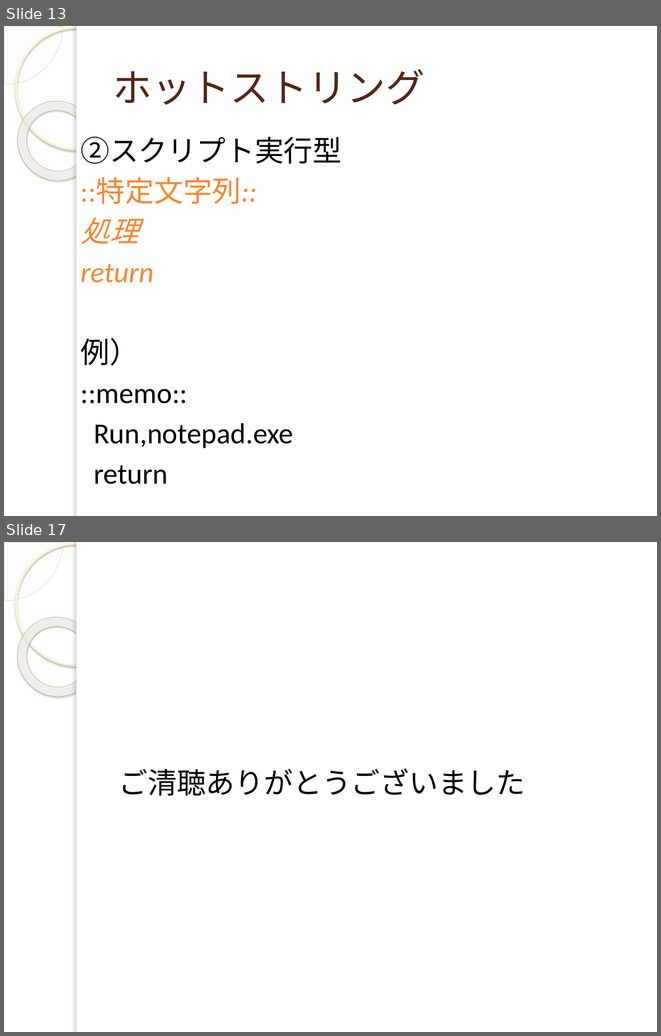
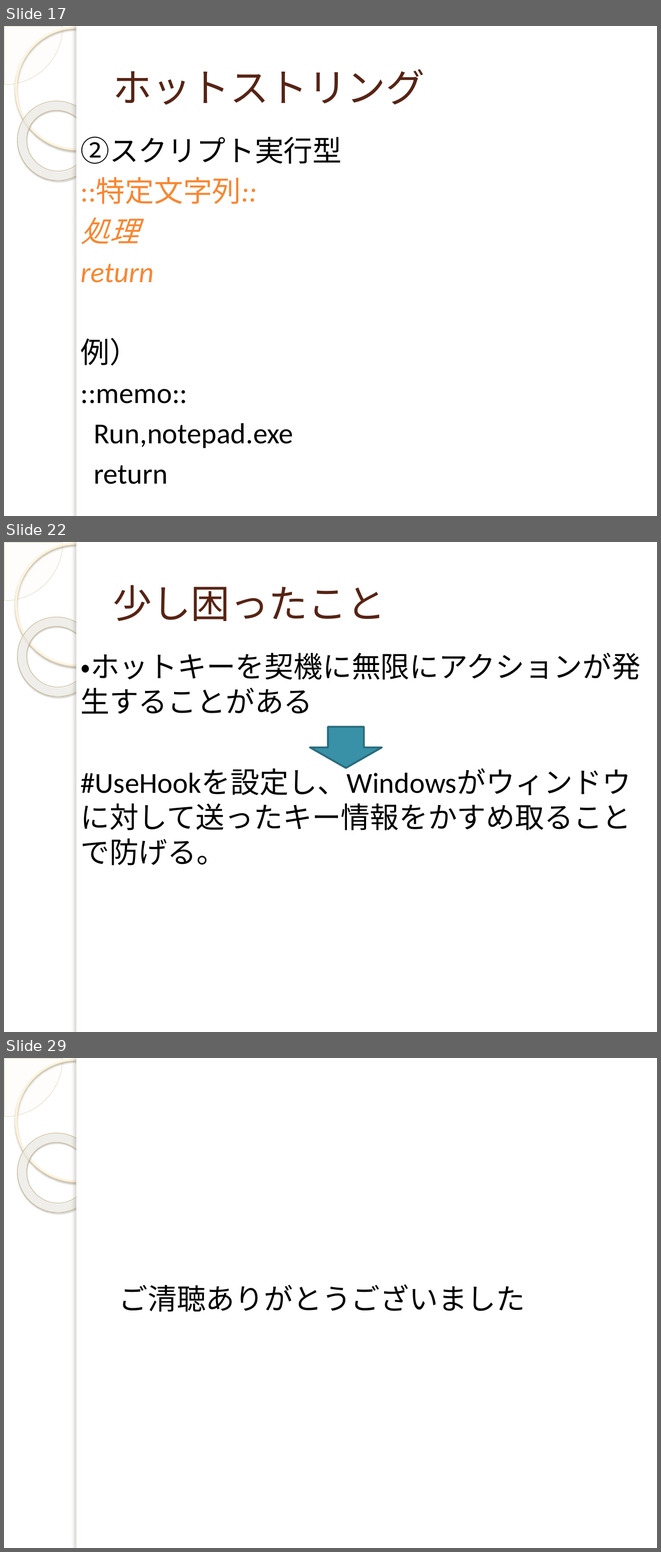
Before and after one commit to yuridonus/FEstudy, a slide deck: autoHotkey.pptx. Shown one above the other, each under a label of ours: slides 13 and 17 before the commit, slides 17, 22 and 29 after it; the slides between them are not shown. The pictures are 661x1036 and 661x1552 pixels, drawn with LibreOffice and Linux fonts; fonts in the diff are those of the drawing; background and template pictures are left out. Boxes give left, top, right and bottom in pixels: in the first picture for what was removed or moved away, otherwise in the second. Text is boxed around its words. In the diff, an @@ line names an element or a change of style, - is before the commit and + after.

```diff
--- a/autoHotkey.pptx
+++ b/autoHotkey.pptx
@@ slide 22 added at (4,542,657,1032), background picture (left out); not listed: 5 template elements that a slide beside it also shows @@
@@ title added at (113,585,386,621), 43 pt, text #572314 @@
+少し困ったこと
@@ text added at (80,652,641,865), 32 pt, text #000000 @@
+・ホットキーを契機に無限にアクションが発生することがある
+#UseHookを設定し、Windowsがウィンドウに対して送ったキー情報をかすめ取ることで防げる。
@@ down arrow added at (310,727,382,768), fill #3891A7, outline #296B7C 2 pt @@
@@ what was slide 13 is now slide 17 @@
@@ what was slide 17 is now slide 29 @@
```
Also in this commit, not shown: 4 slides changed, 11 other slides added, 1 other file.
